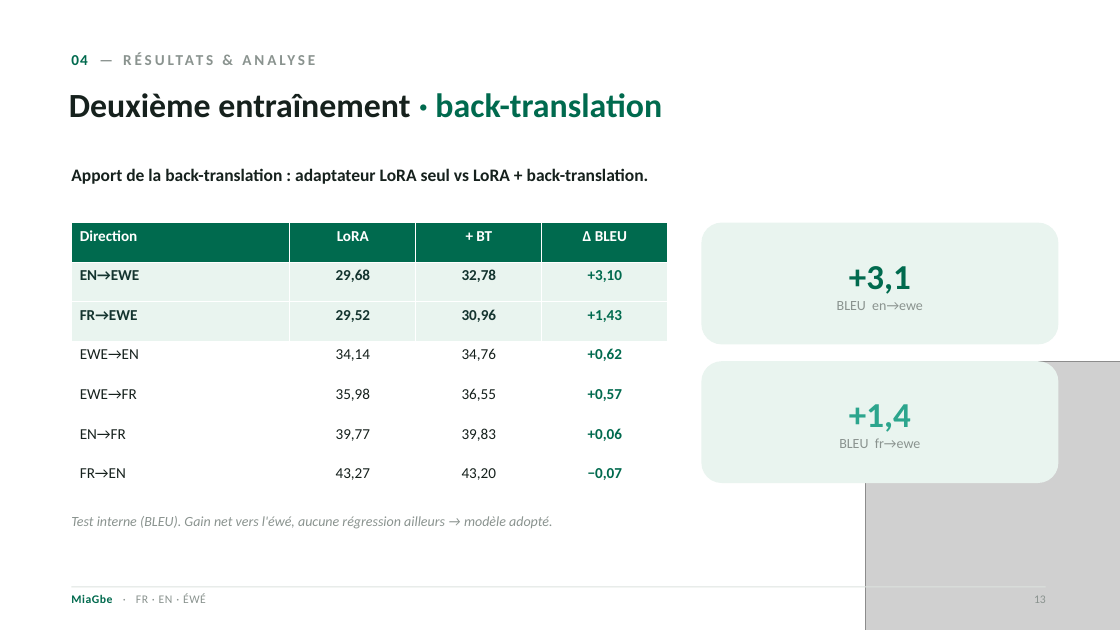
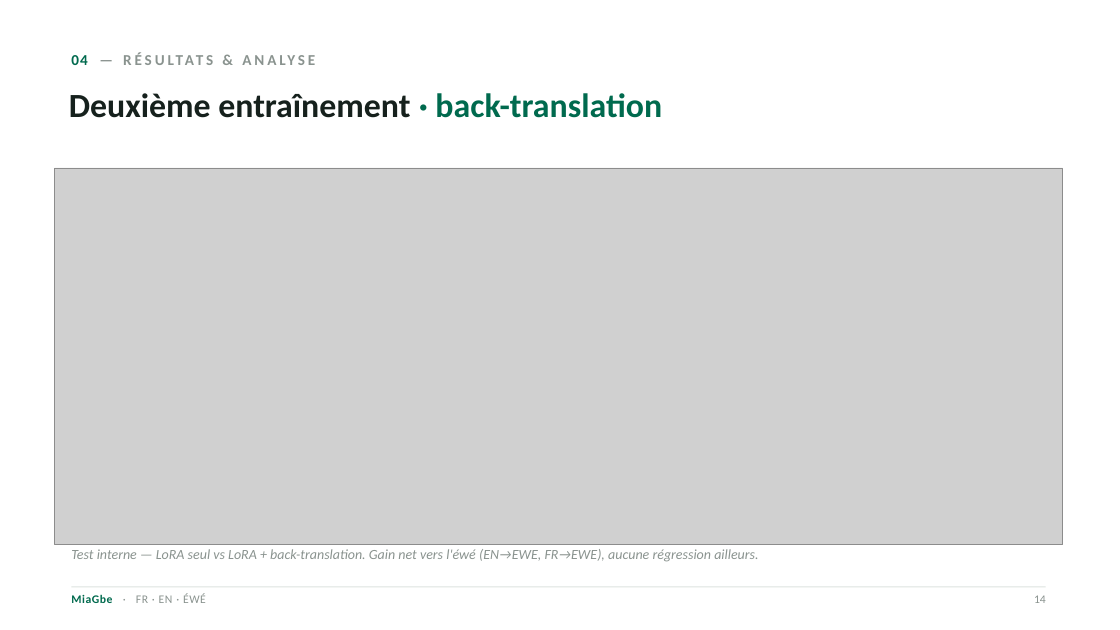
Before and after one commit to richkombate/miagbe_traduction_eng_fr_ewe-, a slide deck: slide 14 of MiaGbe_Presentation_v2.pptx (slide 13 before the commit). Drawn at 1120x630 pixels with LibreOffice and Linux fonts; fonts in the diff are those of the drawing; grey boxes stand for pictures. Boxes give left, top, right and bottom in pixels: in the first picture for what was removed or moved away, otherwise in the second. Text is boxed around its words. In the diff, an @@ line names an element or a change of style, - is before the commit and + after.

```diff
--- a/MiaGbe_Presentation_v2.pptx
+++ b/MiaGbe_Presentation_v2.pptx
@@ picture added at (55, 168, 1063, 545) @@
@@ text removed at (71, 168, 649, 184) @@
-Apport de la back-translation : adaptateur LoRA seul vs LoRA + back-translation.
@@ table removed at (71, 223, 668, 500), 7 rows, 4 columns @@
-Direction | LoRA | + BT | Δ BLEU
-EN→EWE | 29,68 | 32,78 | +3,10
-FR→EWE | 29,52 | 30,96 | +1,43
-EWE→EN | 34,14 | 34,76 | +0,62
-EWE→FR | 35,98 | 36,55 | +0,57
-EN→FR | 39,77 | 39,83 | +0,06
-FR→EN | 43,27 | 43,20 | −0,07
@@ rounded rectangle removed at (702, 223, 1059, 344) @@
-+3,1
-BLEU en→ewe
@@ rounded rectangle removed at (702, 361, 1059, 483) @@
-+1,4
-BLEU fr→ewe
@@ picture removed at (865, 361, 1120, 630) @@
@@ text at (71, 549, 758, 562): text changed @@
-Test interne (BLEU). Gain net vers l'éwé, aucune régression ailleurs → modèle adopté.
+Test interne — LoRA seul vs LoRA + back-translation. Gain net vers l'éwé (EN→EWE, FR→EWE), aucune régression ailleurs.
@@ text at (1034, 595, 1046, 603): text changed @@
-13
+14
```
Also in this commit, not shown: 5 other slides changed, 1 slide added, 2 other files.
